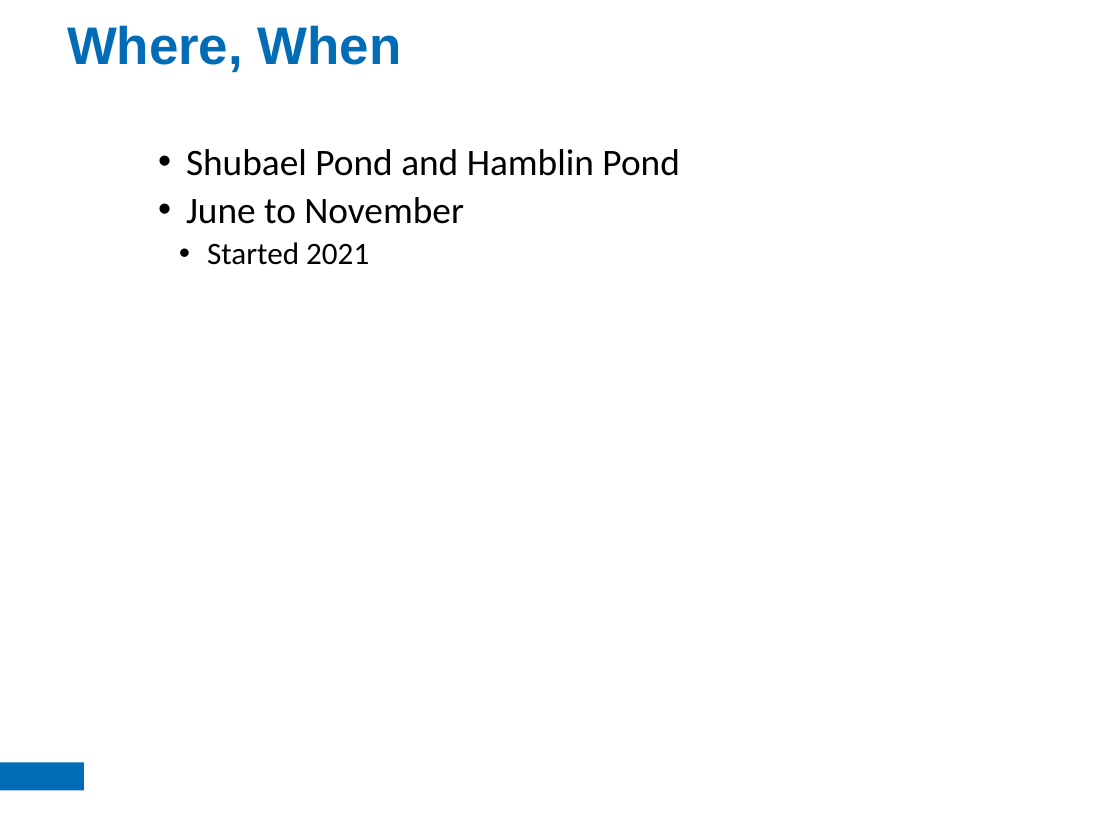
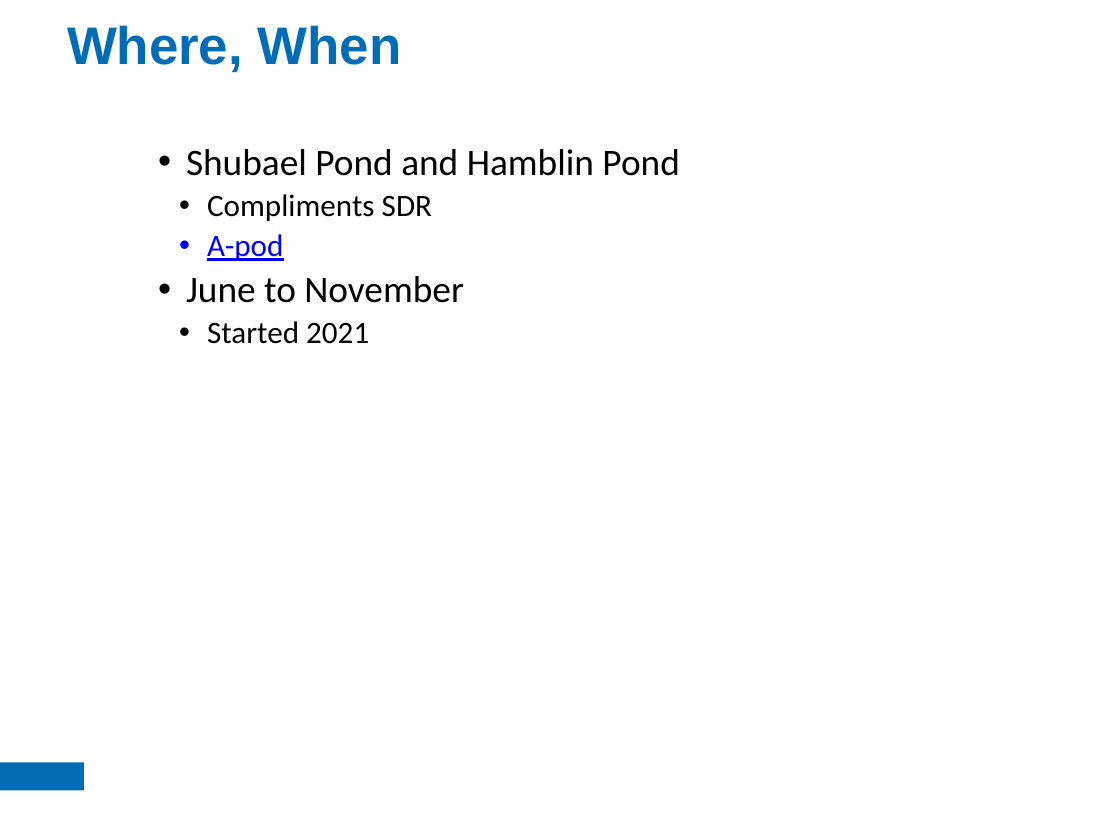
Before and after one commit to jhollist/high_res_cyano, a slide deck: slide 2 of presentations/sdr_partners_present.pptx. Drawn at 1120x840 pixels with LibreOffice and Linux fonts; fonts in the diff are those of the drawing. Boxes give left, top, right and bottom in pixels: in the first picture for what was removed or moved away, otherwise in the second. Text is boxed around its words. In the diff, an @@ line names an element or a change of style, - is before the commit and + after.

```diff
--- a/presentations/sdr_partners_present.pptx
+++ b/presentations/sdr_partners_present.pptx
@@ text at box(207, 194, 432, 261): paragraphs added @@
+    • Compliments SDR
+    • A-pod
```
Also in this commit, not shown: 1 other slide changed, 9 slides added, 13 other files.
